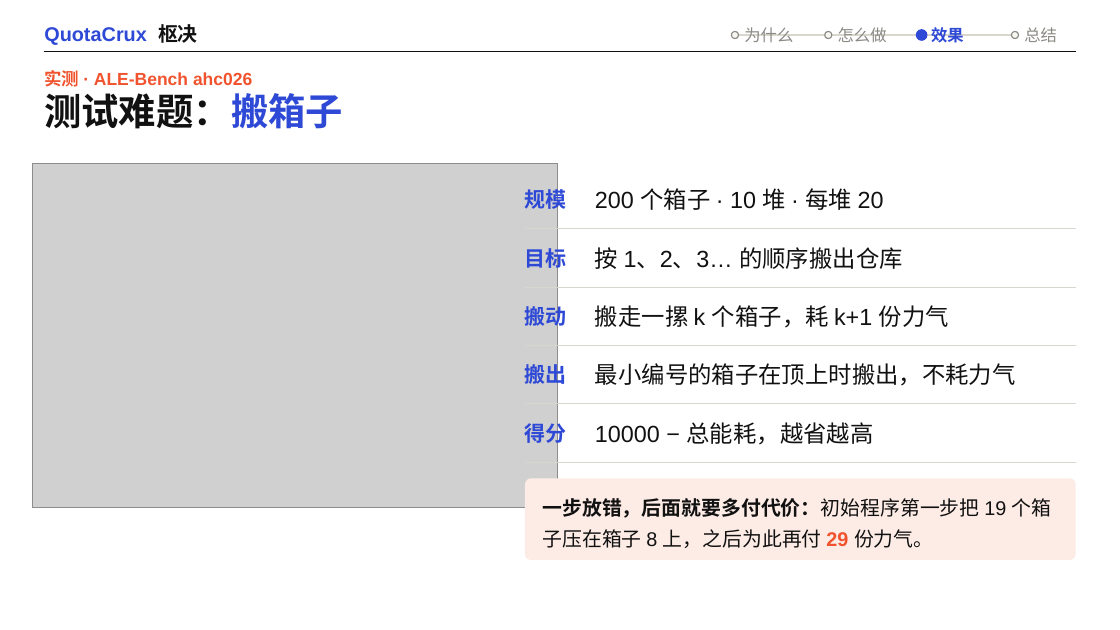
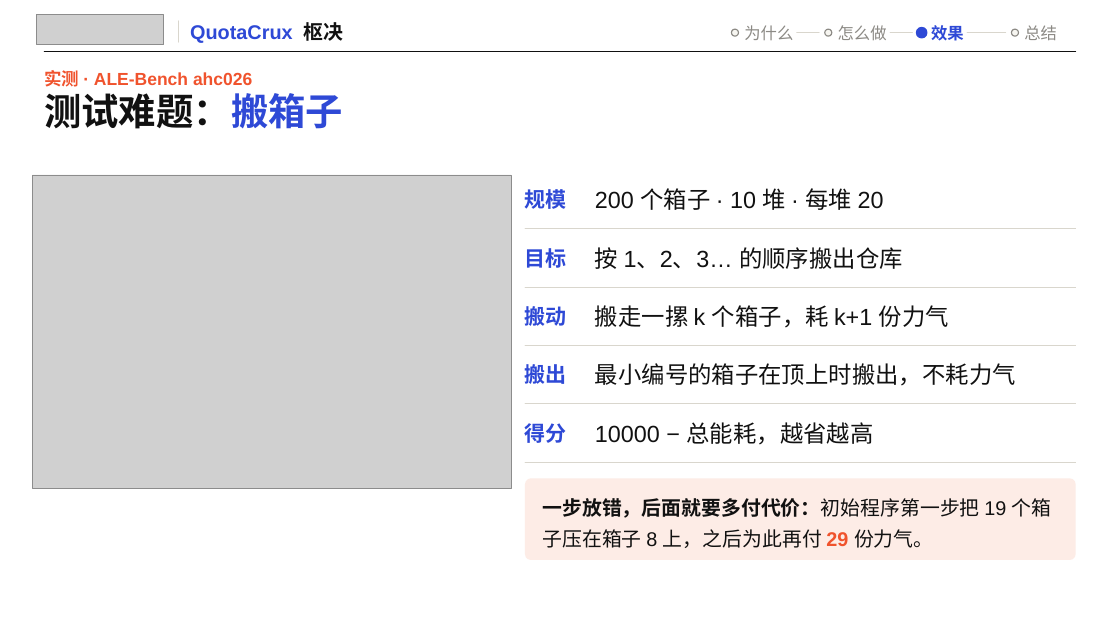
Before and after one commit to bohack-2026-hw/QuotaCrux, a slide deck: slide 13 of docs/presentation/QuotaCrux.pptx. Drawn at 1120x630 pixels with LibreOffice and Linux fonts; fonts in the diff are those of the drawing; grey boxes stand for pictures; background and template pictures are left out. Boxes give left, top, right and bottom in pixels: in the first picture for what was removed or moved away, otherwise in the second. Text is boxed around its words. In the diff, an @@ line names an element or a change of style, - is before the commit and + after.

Commit message:
deck: BoHack intro on the cover and lockup top-left on every slide; centred card text, units on every number, nav gaps, centred cross, no wraps

```diff
--- a/docs/presentation/QuotaCrux.pptx
+++ b/docs/presentation/QuotaCrux.pptx
@@ picture added at (x1=37, y1=14, x2=164, y2=45) @@
@@ line added from (178, 21) to (178, 42), #D9D6CD 1 pt @@
@@ text "QuotaCrux 枢决" moved from (x1=44, y1=24, x2=198, y2=45) to (x1=190, y1=22, x2=344, y2=43) @@
@@ line added from (797, 33) to (819, 33), #D9D6CD 1 pt @@
@@ line moved from (735, 35) - (1015, 35) to (891, 33) - (912, 33) @@
@@ line added from (967, 33) to (1006, 33), #D9D6CD 1 pt @@
@@ picture resized from (x1=33, y1=163, x2=558, y2=507) to (x1=33, y1=175, x2=511, y2=488) @@
@@ text "搬出" rewrapped from (x1=525, y1=362, x2=567, y2=388) to (x1=525, y1=364, x2=567, y2=384) @@
```
Also in this commit, not shown: 21 other slides changed, 6 other files.
